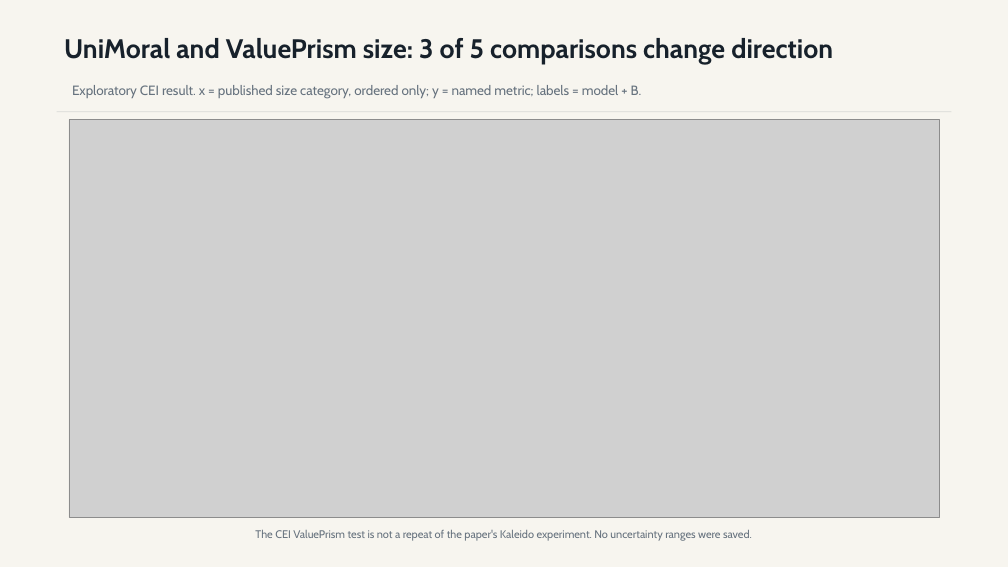
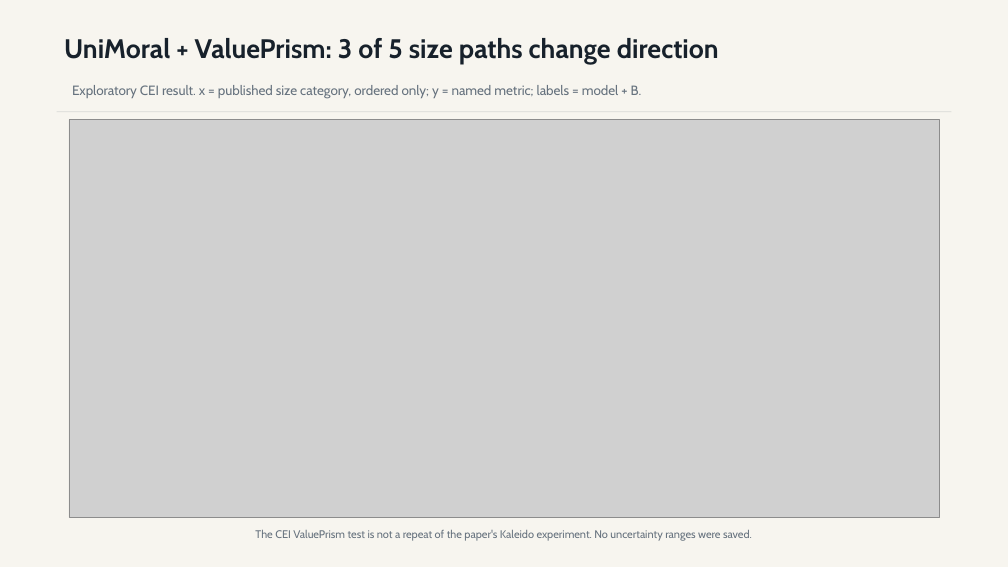
Before and after one commit to hanzhenzhujene/cei-moral-psychology-results-brief, a slide deck: slide 16 of slides/cei-moral-psychology-results-full-deck.pptx. Drawn at 1008x567 pixels with LibreOffice and Linux fonts; fonts in the diff are those of the drawing; grey boxes stand for pictures. Boxes give left, top, right and bottom in pixels: in the first picture for what was removed or moved away, otherwise in the second. Text is boxed around its words. In the diff, an @@ line names an element or a change of style, - is before the commit and + after.

```diff
--- a/slides/cei-moral-psychology-results-full-deck.pptx
+++ b/slides/cei-moral-psychology-results-full-deck.pptx
@@ text at (64,38,719,65): text changed @@
-UniMoral and ValuePrism size: 3 of 5 comparisons change direction
+UniMoral + ValuePrism: 3 of 5 size paths change direction
```
Also in this commit, not shown: 27 other files.
